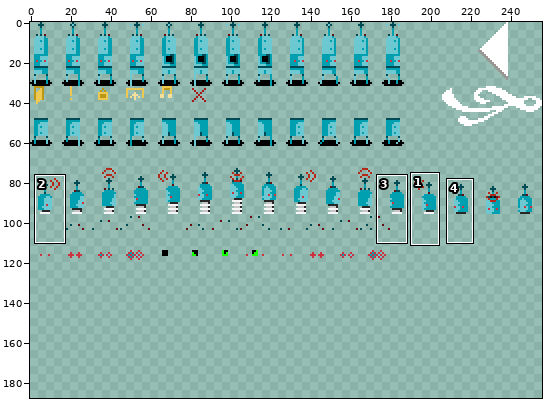
Two states of a sprite sheet, res/sprites.png. Above: a wide view before the commit, with the close-up outlined.
Close-up. Earlier state:
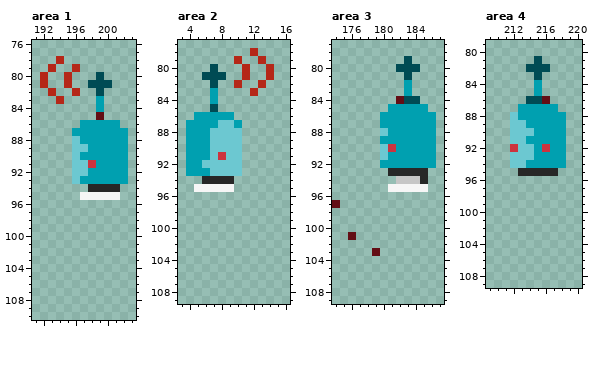
The file is 256x256 pixels. Shown: area 1: x 191..203, y 76..110; area 2: x 3..16, y 77..109; area 3: x 174..187, y 77..109; area 4: x 209..220, y 79..109. The wide view leaves out empty margins. The commit also changed other parts of the picture, which this record leaves out.
New version:
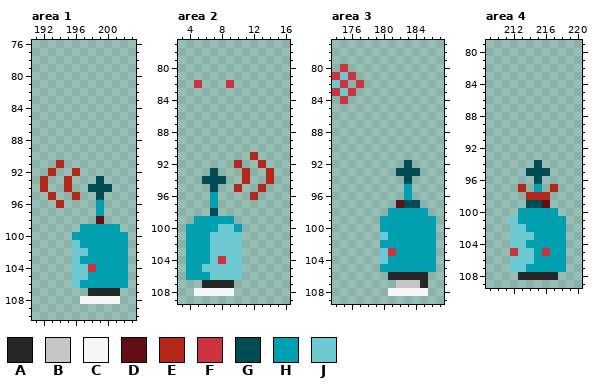
Palette (. is transparent): A #272727  B #c6c6c6  C #f6f6f6  D #630e15  E #b52718  F #cc333f  G #004b54  H #00a0b0  J #6cc8d1
Diff:
Area 1:
y 78: x 194 E -> .
y 79: x 193 E -> .; x 196 E -> .
y 80: x 192 E -> .; x 195 E -> .; x 199 G -> .
y 81: x 192 E -> .; x 195 E -> .; x 198..200 GGG -> ...
y 82: x 193 E -> .; x 196 E -> .; x 199 G -> .
y 83: x 194 E -> .; x 199 H -> .
y 84: x 199 H -> .
y 85: x 199 D -> .
y 86: x 197..201 HHHHH -> .....
y 87: x 196..202 HHHHHHH -> .......
y 88: x 196..202 JHHHHHH -> .......
y 89: x 196..202 JJHHHHH -> .......
y 90: x 196..202 JHHHHHH -> .......
y 91: x 194 . -> E; x 196..202 JJFHHHH -> .......
y 92: x 193 . -> E; x 196..202 JJHHHHH -> E......
y 93: x 192 . -> E; x 195..202 .JHHHHHH -> E...G...
y 94: x 192 . -> E; x 195 . -> E; x 198..201 AAAA -> GGG.
y 95: x 193 . -> E; x 196..201 .CCCCC -> E..G..
y 96: x 194 . -> E; x 199 . -> H
y 97: x 199 . -> H
y 98: x 199 . -> D
y 99: x 197..201 ..... -> HHHHH
y 100: x 196..202 ....... -> HHHHHHH
y 101: x 196..202 ....... -> JHHHHHH
y 102: x 196..202 ....... -> JJHHHHH
y 103: x 196..202 ....... -> JHHHHHH
y 104: x 196..202 ....... -> JJFHHHH
y 105: x 196..202 ....... -> JJHHHHH
y 106: x 196..202 ....... -> JHHHHHH
y 107: x 198..201 .... -> AAAA
y 108: x 197..201 ..... -> CCCCC
Area 2:
y 78: x 12 E -> .
y 79: x 10 E -> .; x 13 E -> .
y 80: x 7 G -> .; x 11 E -> .; x 14 E -> .
y 81: x 6..8 GGG -> ...; x 11 E -> .; x 14 E -> .
y 82: x 5 . -> F; x 7 G -> .; x 9..10 .E -> F.; x 13 E -> .
y 83: x 7 H -> .; x 12 E -> .
y 84: x 7 H -> .
y 85: x 7 G -> .
y 86: x 5..9 HHHHH -> .....
y 87: x 4..10 HHHHJJH -> .......
y 88..90: x 4..10 HHHJJJJ -> .......
y 91: x 4..10 HHHJFJJ -> .......; x 12 . -> E
y 92: x 4..10 HHJJJJJ -> ......E; x 13 . -> E
y 93: x 4..11 HHHJJJJ. -> ...G...E; x 14 . -> E
y 94: x 6..9 AAAA -> GGG.; x 11 . -> E; x 14 . -> E
y 95: x 5..10 CCCCC. -> ..G..E; x 13 . -> E
y 96: x 7 . -> H; x 12 . -> E
y 97: x 7 . -> H
y 98: x 7 . -> G
y 99: x 5..9 ..... -> HHHHH
y 100: x 4..10 ....... -> HHHHJJH
y 101..103: x 4..10 ....... -> HHHJJJJ
y 104: x 4..10 ....... -> HHHJFJJ
y 105: x 4..10 ....... -> HHJJJJJ
y 106: x 4..10 ....... -> HHHJJJJ
y 107: x 6..9 .... -> AAAA
y 108: x 5..9 ..... -> CCCCC
Area 3:
y 79: x 183 G -> .
y 80: x 175 . -> F; x 182..184 GGG -> ...
y 81: x 174..176 ... -> FJF; x 183 G -> .
y 82: x 174..175 .. -> JF; x 177 . -> F; x 183 H -> .
y 83: x 174..176 ... -> FJF; x 183 H -> .
y 84: x 175 . -> F; x 182..184 DGG -> ...
y 85: x 181..185 HHHHH -> .....
y 86..87: x 180..186 HHHHHHH -> .......
y 88: x 180..186 JHHHHHH -> .......
y 89: x 180..186 HHHHHHH -> .......
y 90: x 180..186 JFHHHHH -> .......
y 91: x 180..186 JHHHHHH -> .......
y 92: x 180..186 HHHHHHH -> ...G...
y 93: x 181..185 AAAAA -> .GGG.
y 94: x 182..185 BBBA -> .G..
y 95: x 181..185 CCCCC -> ..H..
y 96: x 183 . -> H
y 97: x 174 D -> .; x 182..184 ... -> DGG
y 98: x 181..185 ..... -> HHHHH
y 99..100: x 180..186 ....... -> HHHHHHH
y 101: x 176 D -> .; x 180..186 ....... -> JHHHHHH
y 102: x 180..186 ....... -> HHHHHHH
y 103: x 179..186 D....... -> .JFHHHHH
y 104: x 180..186 ....... -> JHHHHHH
y 105: x 180..186 ....... -> HHHHHHH
y 106: x 181..185 ..... -> AAAAA
y 107: x 182..185 .... -> BBBA
y 108: x 181..185 ..... -> CCCCC
Area 4:
y 81: x 215 G -> .
y 82: x 214..216 GGG -> ...
y 83: x 215 G -> .
y 84..85: x 215 H -> .
y 86: x 214..216 GGD -> ...
y 87: x 213..217 HHHHH -> .....
y 88: x 212..218 JHHHHHH -> .......
y 89: x 212..218 JJHHHHH -> .......
y 90: x 212..218 JJJHHHH -> .......
y 91: x 212..218 JJHHHHH -> .......
y 92: x 212..218 FJJHFHH -> .......
y 93: x 212..218 JJJHHHH -> .......
y 94: x 212..218 JJHHHHH -> ...G...
y 95: x 213..217 AAAAA -> .GGG.
y 96: x 215 . -> G
y 97: x 213 . -> E; x 215 . -> H; x 217 . -> E
y 98: x 214..216 ... -> EEE
y 99: x 214..216 ... -> GGD
y 100: x 213..217 ..... -> HHHHH
y 101: x 212..218 ....... -> JHHHHHH
y 102: x 212..218 ....... -> JJHHHHH
y 103: x 212..218 ....... -> JJJHHHH
y 104: x 212..218 ....... -> JJHHHHH
y 105: x 212..218 ....... -> FJJHFHH
y 106: x 212..218 ....... -> JJJHHHH
y 107: x 212..218 ....... -> JJHHHHH
y 108: x 213..217 ..... -> AAAAA
Boxes around the changes in both close-ups, in picture pixels (x1, y1, x2, y2):
changed: (40, 56, 128, 304)
changed: (186, 48, 274, 296)
changed: (332, 56, 436, 296)
changed: (510, 56, 566, 280)
